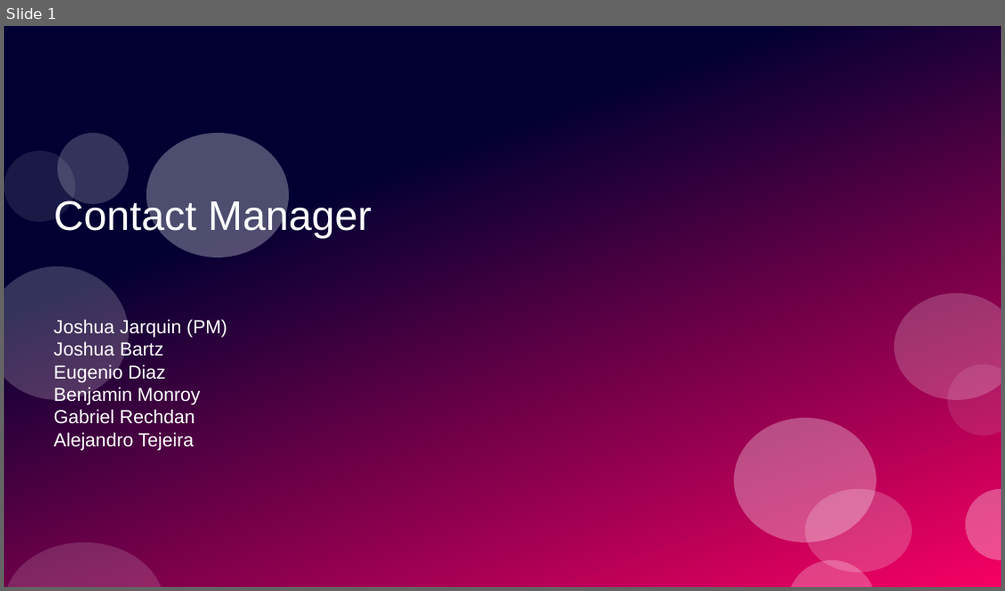
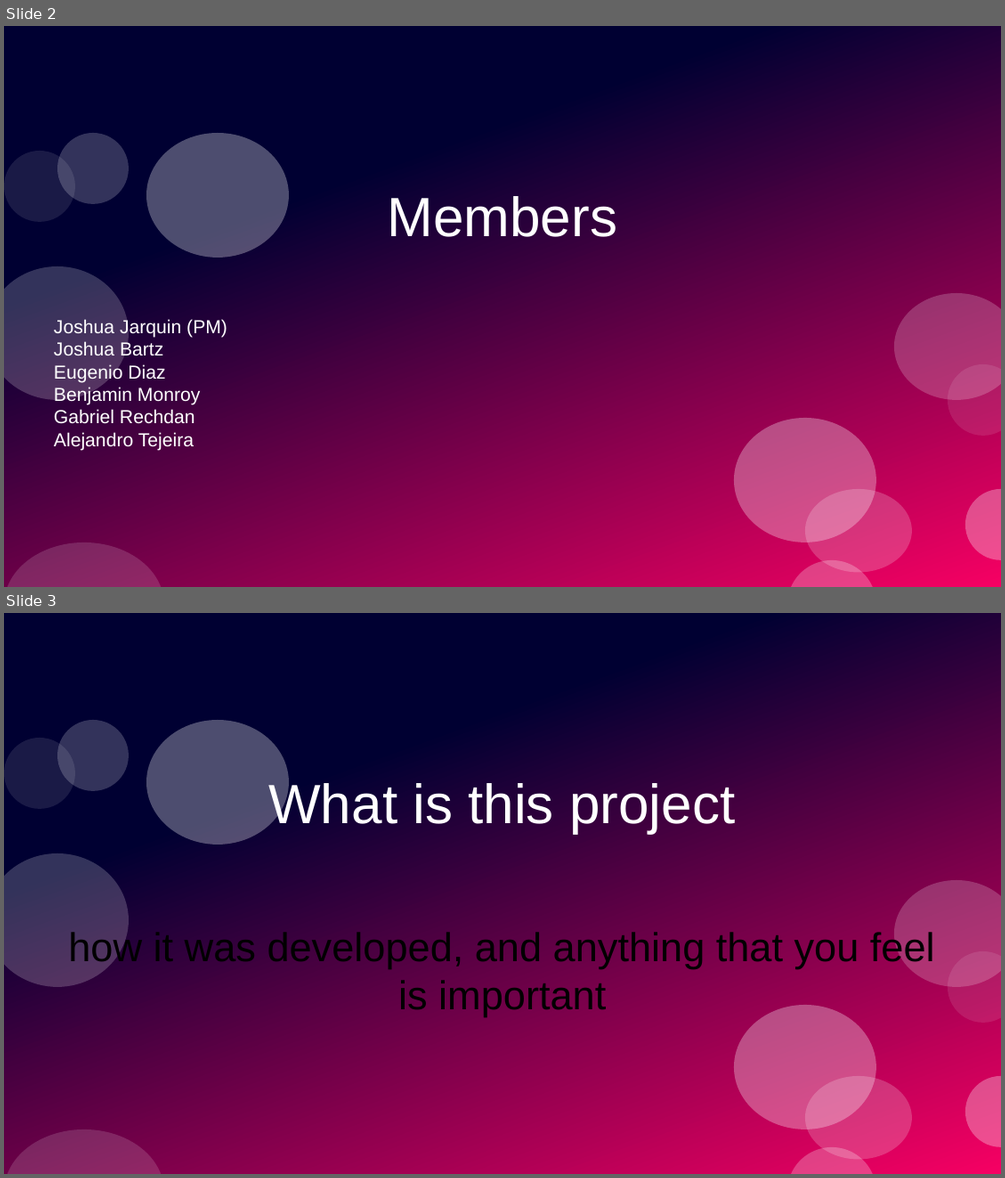
Before and after one commit to PrototypeProto/COP_4331_Small-Project, a slide deck: Pres.pptx. Shown one above the other, each under a label of ours: slide 1 before the commit, slides 2 and 3 after it. The pictures are 1005x591 and 1005x1178 pixels, drawn with LibreOffice and Linux fonts; fonts in the diff are those of the drawing. Boxes give left, top, right and bottom in pixels: in the first picture for what was removed or moved away, otherwise in the second. Text is boxed around its words. In the diff, an @@ line names an element or a change of style, - is before the commit and + after.

```diff
--- a/Pres.pptx
+++ b/Pres.pptx
@@ slide 3 added at bbox=[4, 613, 1001, 1174], background #FFFFFF; not listed: 12 template elements that a slide beside it also shows @@
@@ title added at bbox=[268, 779, 735, 833], 44 pt, text #FFFFFF @@
+What is this project
@@ subtitle added at bbox=[68, 929, 935, 1017], 32 pt, text #000000 @@
+how it was developed, and anything that you feel is important
@@ what was slide 1 is now slide 2 @@
@@ slide 2 changed as well @@
@@ title at bbox=[387, 196, 617, 237]: text changed; size 33 to 44 pt @@
-Contact Manager
+Members
```
Also in this commit, not shown: 7 other slides added, 2 slides removed, 13 other files.
